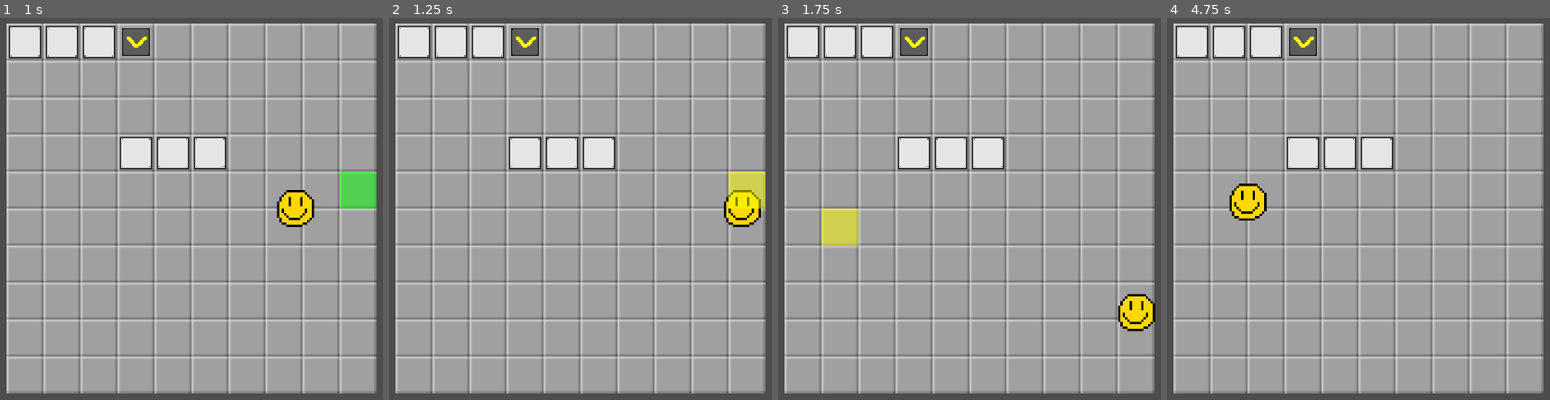
Above: before the commit, frames 1-4 (left to right).
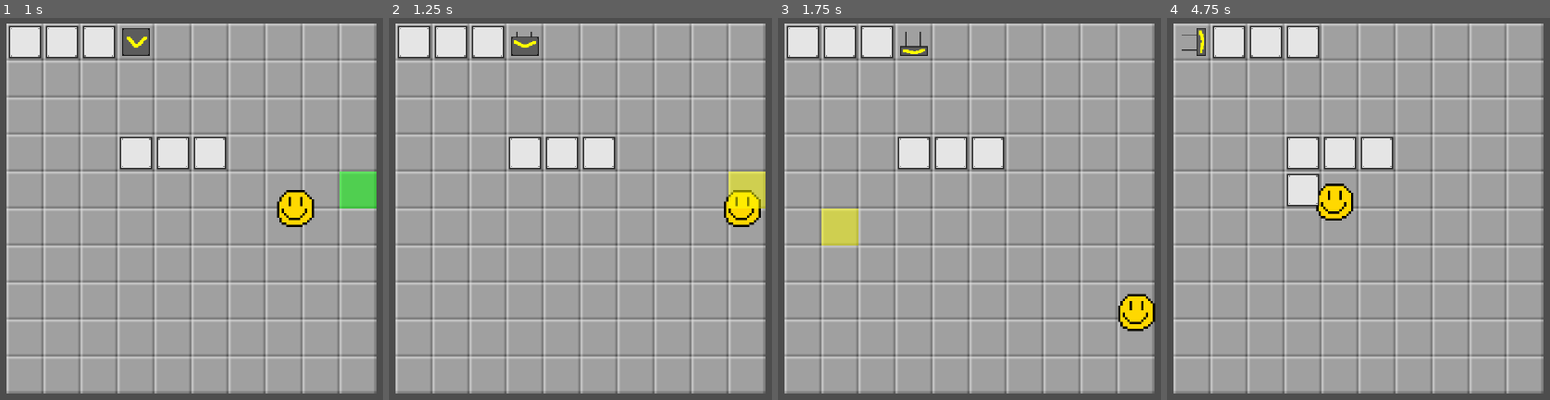
Above: after the commit, the same moments.

Repository: Stev51/gmtk-jam-2025
Game: Godot game, scene res://scenes/main.tscn
Two runs of this game, one before a commit and one after it. Both use one fixed random seed, a clock stepped at 60 frames per second and the inputs below.
Inputs (mouse positions are in pixels of both pictures, inside the frame that each line leads up to):
- Up to frame 1 (1 s): tap Enter at 0.5 s; move the mouse to (356, 186) at 0.52 s; hold Right (ui_right) from 0.53 s (still down); click (356, 186) at 0.67 s
- Up to frame 2 (1.25 s): keep holding Right (ui_right)
- Up to frame 3 (1.75 s): move the mouse to (820, 228) at 1.27 s; release Right (ui_right) at 1.28 s; hold Down (ui_down) from 1.28 s (still down)
- Up to frame 4 (4.75 s): move the mouse to (1431, 117) at 2.02 s; release Down (ui_down) at 2.03 s; hold Right (ui_right) 2.03-2.78 s; tap Space at 2.75 s; move the mouse to (1320, 293) at 2.77 s; hold Up (ui_up) 2.78-3.53 s; click (1320, 293) at 2.92 s; move the mouse to (outside the picture) at 3.52 s; hold Left (ui_left) from 3.53 s (still down); move the mouse to (outside the picture) at 4.27 s

Frame 1 is identical in both runs. In frame 2, 0.2% of the frame differs, in the area x 31-40%, y 2-8%; in frame 3, 0.4%; in frame 4, 3.9%, in the area x 2-49%, y 1-54%.

Commit message:
Add timing offset to pushers

Diff:
--- a/scenes/world.tscn
+++ b/scenes/world.tscn
@@ -50,6 +50,5 @@
 shape = SubResource("RectangleShape2D_nnsk1")
 
 [node name="MechanismClock" type="Timer" parent="."]
-wait_time = 5.0
 
 [connection signal="timeout" from="MechanismClock" to="." method="_on_mechanism_clock_timeout"]
--- a/scripts/mechanism.gd
+++ b/scripts/mechanism.gd
@@ -20,6 +20,19 @@
 	self.y = y
 	self.node = node
 	self.node.translate(Field.SCALE * Vector2(x, y) + Field.OFFSET)
+
+# Initial attempt to push
+# Used to determine what pushes what
+# Some collision types will not yet be calculated!
+func simulatePush(dir: Util.Direction) -> bool:
+	var newPosition: Vector2i = Util.offset(Vector2i(x, y), dir)
+	var objectInWay: Mechanism = field.getForegroundVector(newPosition)
+
+	# Check we are on the map
+	if newPosition.x < 0 || newPosition.x >= Field.GRID_WIDTH || newPosition.y < 0 || newPosition.y >= Field.GRID_WIDTH: return false
+	return true
+
+
 
 func push(dir: Util.Direction) -> bool:
 	var offset: Vector2i = Util.offset(Vector2i(x, y), dir)
@@ -44,7 +57,7 @@
 		self.node.translate(Util.offset(Vector2i(0, 0), dir) * Field.SCALE)
 		return true
 
-func update() -> void:
+func update(currentCycle: int) -> void:
 	pass
 
 func getNode() -> Node2D:
--- a/scripts/pusher.gd
+++ b/scripts/pusher.gd
@@ -3,13 +3,16 @@
 const NODE = preload("res://scenes/pusher.tscn")
 
 var dir: Util.Direction
+var timing: int # Value in range 0-3
 
-func _init(field: Field, x: int, y:int, direction: Util.Direction):
+func _init(field: Field, x: int, y:int, direction: Util.Direction, timing: int = 0):
 	super(field, x, y, NODE.instantiate())
 	dir = direction
-	self.node.rotate(3.1415926 * dir / 2)
+	self.node.rotate(PI * dir / 2)
+	self.timing = timing
 
-func update():
+func update(currentCycle: int):
+	if currentCycle % 4 != timing: return
 	self.node.play()
 	var object: Mechanism = field.getForegroundMechanism(self.x, self.y)
 	if (object != null):
--- a/scripts/world.gd
+++ b/scripts/world.gd
@@ -1,7 +1,7 @@
 class_name Field extends Node2D
 
 enum {FOREGROUND, BACKGROUND}
-var gameTime: int = 0
+var currentCycle: int = 0
 var map: Array = Array()
 
 const GRID_WIDTH: int = 16
@@ -9,14 +9,15 @@
 const SCALE: int = 64
 const OFFSET: Vector2 = Vector2(SCALE / 2, SCALE / 2)
 func updateMechanisms() -> void:
+	currentCycle += 1
 	for x in map.size():
 		for y in map[x].size():
 			var object = map[x][y];
 			if object != null:
 				if object[FOREGROUND] != null:
-					object[FOREGROUND].update()
+					object[FOREGROUND].update(currentCycle)
 				if object[BACKGROUND] != null:
-					object[BACKGROUND].update()
+					object[BACKGROUND].update(currentCycle)
 
 func getForegroundMechanism(x: int, y: int) -> Mechanism:
 	var mechs = map[x][y]
@@ -68,7 +69,7 @@
 	addMechanism(Pusher.new(self, 0, 0, Util.Direction.RIGHT), BACKGROUND)
 	addMechanism(Box.new(self, 1, 0), FOREGROUND)
 	addMechanism(Box.new(self, 2, 0), FOREGROUND)
-	addMechanism(Pusher.new(self, 3, 0, Util.Direction.DOWN), BACKGROUND)
+	addMechanism(Pusher.new(self, 3, 0, Util.Direction.DOWN, 1), BACKGROUND)
 
 	addMechanism(Box.new(self, 3, 3), FOREGROUND)
 	addMechanism(Box.new(self, 4, 3), FOREGROUND)
